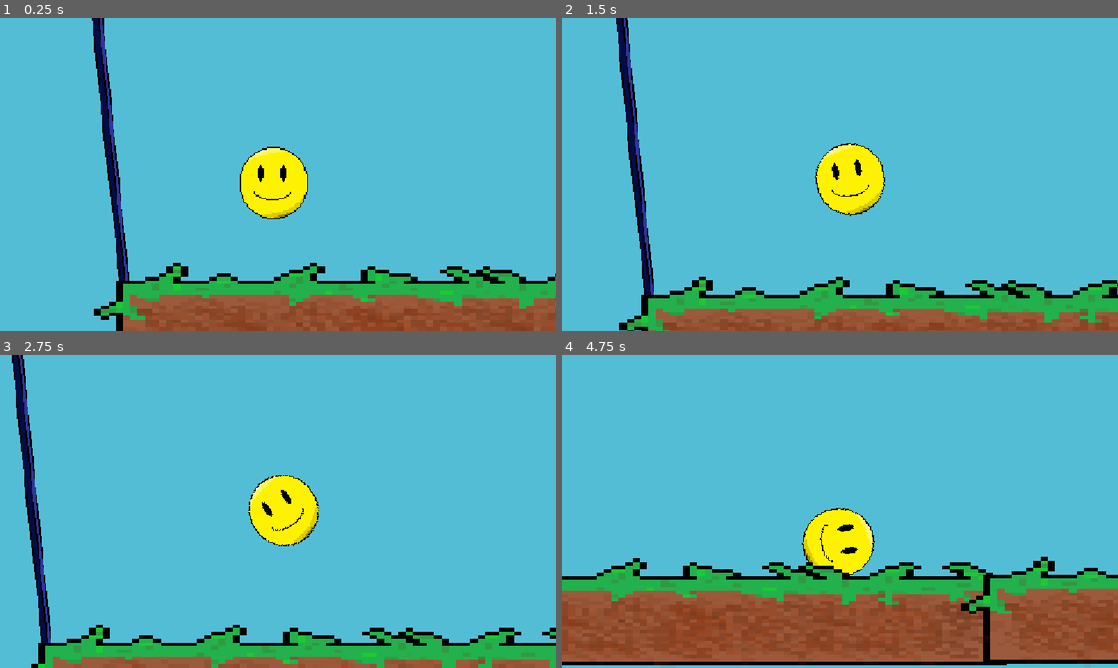
Above: before the commit, frames 1-4 (two rows, left to right).
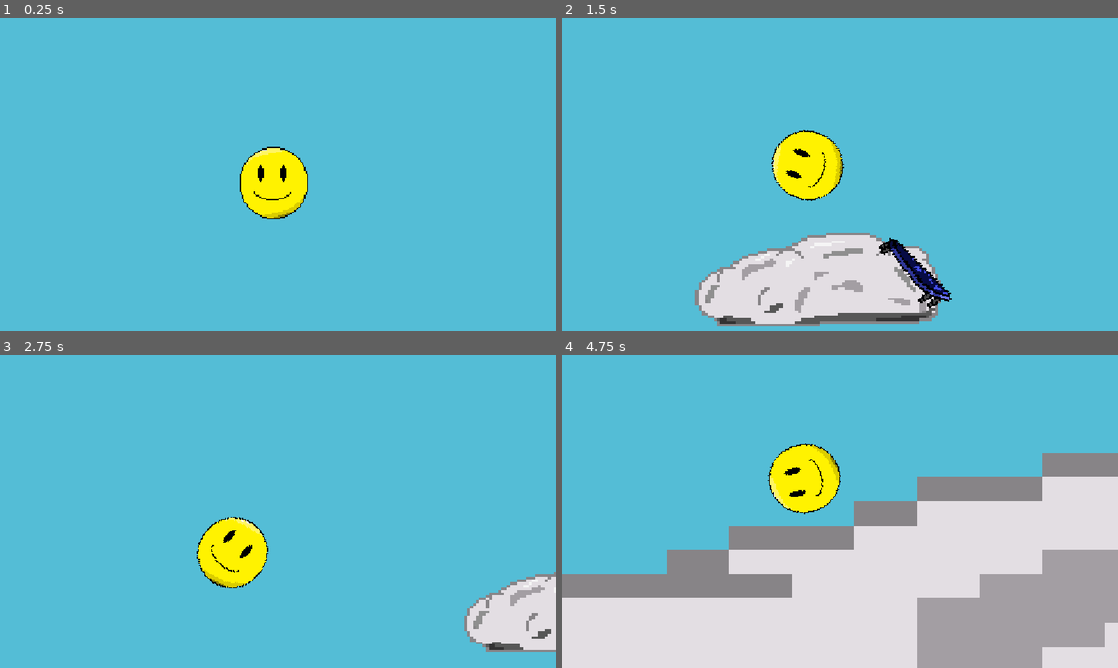
Above: after the commit, the same moments.

Repository: cyan-teal/hole-bounce
Game: Godot game, scene res://scenes/level_3.tscn
Two runs of this game, one before a commit and one after it. Both use one fixed random seed, a clock stepped at 60 frames per second and the inputs below. Before the commit the project starts from res://scenes/level_1.tscn.
Inputs (mouse positions are in pixels of both pictures, inside the frame that each line leads up to):
- Up to frame 1 (0.25 s): no input
- Up to frame 2 (1.5 s): move the mouse to (962, 158) at 0.52 s; hold Right (go_right) 0.53-1.28 s; hold Space (pass) 0.53-1.28 s; move the mouse to (728, 190) at 1.27 s; hold Left (go_left) from 1.28 s (still down); tap Space (pass) at 1.35 s
- Up to frame 3 (2.75 s): move the mouse to (333, 442) at 2.02 s; release Left (go_left) at 2.03 s; hold Right (go_right) from 2.03 s (still down); hold Space (pass) from 2.03 s (still down)
- Up to frame 4 (4.75 s): move the mouse to (812, 574) at 2.77 s; release Space (pass) at 2.78 s; tap Space (pass) at 2.85, 4.35 s; move the mouse to (1006, 558) at 3.52 s; release Right (go_right) at 3.53 s; hold Space (pass) 3.53-4.28 s; hold Left (go_left) from 3.53 s (still down); move the mouse to (673, 464) at 4.27 s

The runs differ from the first frame. In frame 1, 16% of the frame differs, in the area x 16-100%, y 0-100%; in frame 2, 23%; in frame 3, 18%; in frame 4, 52%, in the area x 0-100%, y 28-100%.

Commit message:
QOL

Diff:
--- a/hole-bounce/project.godot
+++ b/hole-bounce/project.godot
@@ -11,7 +11,7 @@
 [application]
 
 config/name="Hole Bounce"
-run/main_scene="uid://cvompijt5hlt0"
+run/main_scene="uid://c5ho4ahw1mb23"
 config/features=PackedStringArray("4.7", "GL Compatibility")
 config/icon="uid://cpsm7tj76dhok"
 <<<<<<<HEADrun/main_scene="uid://cvompijt5hlt0"
--- a/hole-bounce/scenes/level_1.tscn
+++ b/hole-bounce/scenes/level_1.tscn
@@ -9,6 +9,7 @@
 [ext_resource type="PackedScene" uid="uid://cxadqbe7qfuwj" path="res://log_obstacle.tscn" id="9_2os1m"]
 [ext_resource type="PackedScene" uid="uid://b0wm100j74h38" path="res://rock_obstacle.tscn" id="9_2y5yt"]
 [ext_resource type="Script" uid="uid://dwjbd5k3dtfp7" path="res://scenes/hole_test.gd" id="9_e3sih"]
+[ext_resource type="PackedScene" uid="uid://0ytvgcys2io" path="res://dirt_between.tscn" id="10_2y5yt"]
 
 [sub_resource type="PhysicsMaterial" id="PhysicsMaterial_g2els"]
 bounce = 0.6
@@ -72,10 +73,6 @@
 position = Vector2(-1355, 298.00003)
 scale = Vector2(9.54073, 2.1342034)
 
-[node name="Object4" parent="." unique_id=971177724 instance=ExtResource("2_bswci")]
-position = Vector2(-226, 295.00003)
-scale = Vector2(9.54073, 2.1342034)
-
 [node name="Object7" parent="." unique_id=654579645 instance=ExtResource("2_bswci")]
 position = Vector2(873, 295)
 scale = Vector2(9.54073, 2.1342034)
@@ -126,9 +123,10 @@
 scale = Vector2(3.076568, 0.5374804)
 
 [node name="barrier" parent="." unique_id=1449926254 instance=ExtResource("2_bswci")]
-position = Vector2(1384, -1326)
-rotation = -0.011716205
-scale = Vector2(1.1535375, -24.14793)
+position = Vector2(1420.0001, -2282)
+rotation = -0.026239483
+scale = Vector2(1.1538556, -54.08841)
+skew = 0.02100885
 
 [node name="LevelEnd" parent="." unique_id=1912925523 instance=ExtResource("5_fcfvj")]
 position = Vector2(-458, -3144)
@@ -197,3 +195,9 @@
 position = Vector2(-192.99997, -1121)
 rotation = 2.6983962
 scale = Vector2(3.5345497, 2.671871)
+
+[node name="dirt between" parent="." unique_id=2063707504 instance=ExtResource("10_2y5yt")]
+top_level = true
+z_index = 10
+position = Vector2(-270, 182)
+scale = Vector2(16.051363, 6.8953004)
--- a/hole-bounce/scenes/level_2.tscn
+++ b/hole-bounce/scenes/level_2.tscn
@@ -6,6 +6,7 @@
 [ext_resource type="PackedScene" uid="uid://dha4s1m80yg1b" path="res://build.tscn" id="3_pbc48"]
 [ext_resource type="PackedScene" uid="uid://bfkf8mxjbh5ky" path="res://steel_beams.tscn" id="4_eqxsl"]
 [ext_resource type="Script" uid="uid://c2pgckwu706fm" path="res://scenes/launch_pad st.gd" id="4_wo48x"]
+[ext_resource type="Script" uid="uid://dfs47tdn7w3cg" path="res://scenes/launch_pad 1.gd" id="5_que50"]
 [ext_resource type="PackedScene" uid="uid://dc3ifb2nhulun" path="res://scenes/hole.tscn" id="7_y0kc7"]
 [ext_resource type="PackedScene" uid="uid://bg8re1clvsn4u" path="res://scenes/level_end.tscn" id="8_ne2mo"]
 [ext_resource type="PackedScene" uid="uid://b53n0e6biq4jo" path="res://arrow.tscn" id="9_6cvei"]
@@ -13,7 +14,7 @@
 [node name="Level2" type="Node2D" unique_id=2075713534]
 
 [node name="Player" parent="." unique_id=244388843 instance=ExtResource("1_eqxsl")]
-position = Vector2(-1961, 5852)
+position = Vector2(3242, -1412)
 physics_material_override = null
 
 [node name="Camera2D" type="Camera2D" parent="Player" unique_id=1067887717]
@@ -50,16 +51,16 @@
 script = ExtResource("3_b4j7a")
 
 [node name="LaunchPad4" parent="." unique_id=1275518555 instance=ExtResource("2_b4j7a")]
-position = Vector2(4897.0005, -1165.9998)
-rotation = 0.0024672747
+position = Vector2(4997.9995, -959.00006)
+rotation = 0.008975653
 scale = Vector2(1.6454968, 0.9052839)
 script = ExtResource("3_b4j7a")
 
 [node name="LaunchPad3" parent="." unique_id=150323775 instance=ExtResource("2_b4j7a")]
 position = Vector2(4078.9998, -2642)
-rotation = 2.5636756
+rotation = 2.790847
 scale = Vector2(1.6454968, 0.9052839)
-script = ExtResource("3_b4j7a")
+script = ExtResource("5_que50")
 
 [node name="LaunchPad11" parent="." unique_id=8534682 instance=ExtResource("2_b4j7a")]
 position = Vector2(4919, -3713)
@@ -71,10 +72,10 @@
 position = Vector2(4843, -2274.9998)
 rotation = 2.3875284
 scale = Vector2(1.6454968, 0.9052839)
-script = ExtResource("3_b4j7a")
+script = ExtResource("5_que50")
 
 [node name="LaunchPad9" parent="." unique_id=2061262605 instance=ExtResource("2_b4j7a")]
-position = Vector2(5828.0005, -1927)
+position = Vector2(6045, -1865.9999)
 rotation = -0.3694195
 scale = Vector2(1.6454968, 0.9052839)
 script = ExtResource("3_b4j7a")
@@ -85,13 +86,8 @@
 scale = Vector2(1.6454968, 0.9052839)
 script = ExtResource("3_b4j7a")
 
-[node name="steel beams6" parent="LaunchPad10" unique_id=1481196679 instance=ExtResource("4_eqxsl")]
-position = Vector2(-558.7755, -785.66144)
-rotation = -0.04462785
-scale = Vector2(11.599815, 5.5290747)
-
 [node name="StaticBody2D" type="StaticBody2D" parent="." unique_id=718391233]
-position = Vector2(-1961, 5852)
+position = Vector2(3242, -1412)
 
 [node name="build" parent="." unique_id=865045458 instance=ExtResource("3_pbc48")]
 position = Vector2(366, 2733)
@@ -99,7 +95,7 @@
 scale = Vector2(9.795741, -17.694115)
 
 [node name="build4" parent="." unique_id=2135429804 instance=ExtResource("3_pbc48")]
-position = Vector2(5821, -155.99976)
+position = Vector2(5872, -146)
 rotation = -3.1415925
 scale = Vector2(9.795741, -17.694115)
 
@@ -133,8 +129,12 @@
 position = Vector2(6034, -2865.0005)
 scale = Vector2(12.7792425, 4.059828)
 
+[node name="steel beams7" parent="." unique_id=1481196679 instance=ExtResource("4_eqxsl")]
+position = Vector2(5136, -3638)
+scale = Vector2(12.7792425, 4.059828)
+
 [node name="Hole" parent="." unique_id=682024800 instance=ExtResource("7_y0kc7")]
-position = Vector2(5395.9995, -2580)
+position = Vector2(5349, -2549.0005)
 rotation = -0.74659586
 scale = Vector2(2.1868873, -2.2440422)
 
--- a/hole-bounce/scenes/level_3.tscn
+++ b/hole-bounce/scenes/level_3.tscn
@@ -18,6 +18,7 @@
 position_smoothing_enabled = true
 
 [node name="LaunchPad" parent="." unique_id=2031626973 instance=ExtResource("2_1pn4d")]
+top_level = true
 position = Vector2(151, 283.00003)
 rotation = 0.8159049
 
@@ -51,7 +52,7 @@
 
 [node name="cloud" parent="." unique_id=31755238 instance=ExtResource("3_uwxec")]
 position = Vector2(-35, 293)
-scale = Vector2(1.807515, 1.3317047)
+scale = Vector2(2.1475484, 1.7877688)
 
 [node name="cloud2" parent="." unique_id=931931431 instance=ExtResource("3_uwxec")]
 position = Vector2(824, 395.99994)
--- a/hole-bounce/scenes/player.tscn
+++ b/hole-bounce/scenes/player.tscn
@@ -21,7 +21,8 @@
 
 [node name="CollisionShape2D" type="CollisionShape2D" parent="." unique_id=956653294]
 position = Vector2(-7.9999995, 0)
-scale = Vector2(7, 7)
+rotation = 0.0017185571
+scale = Vector2(7.3843317, 7.603705)
 shape = SubResource("CircleShape2D_v1ltj")
 
 [connection signal="body_entered" from="." to="." method="_on_body_entered"]
Binary file added: hole-bounce/pixil-frame-0 (14).png
Not shown, added: hole-bounce/pixil-frame-0 (14).png.import
